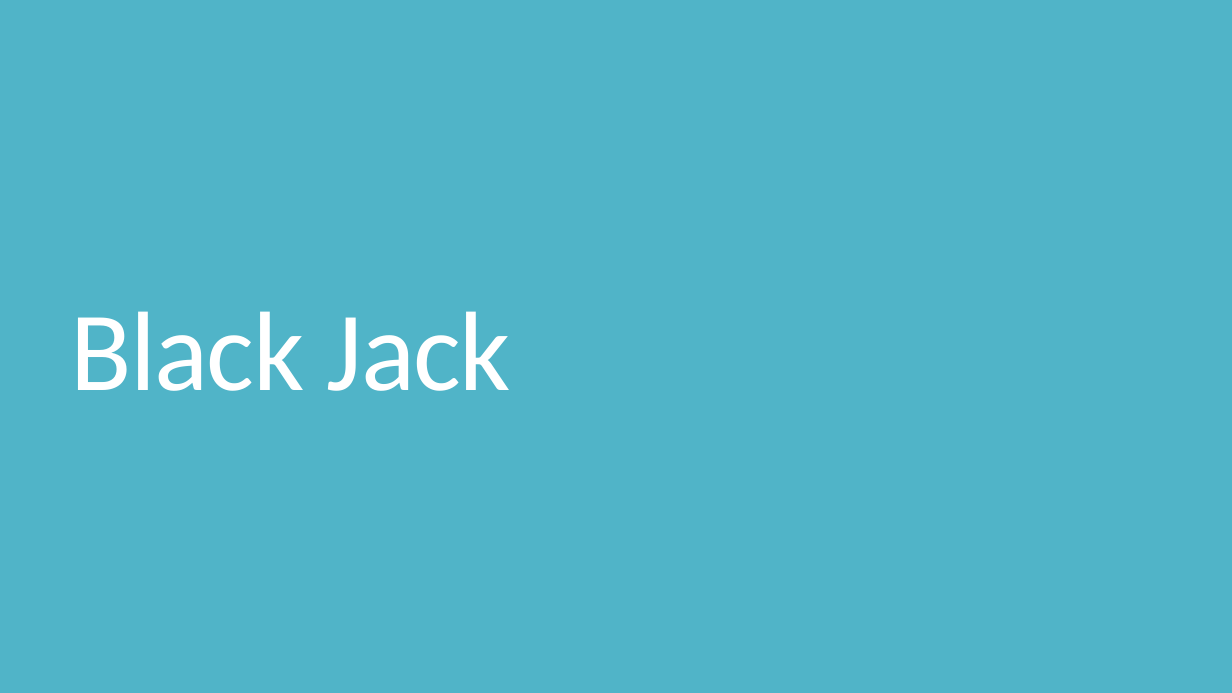
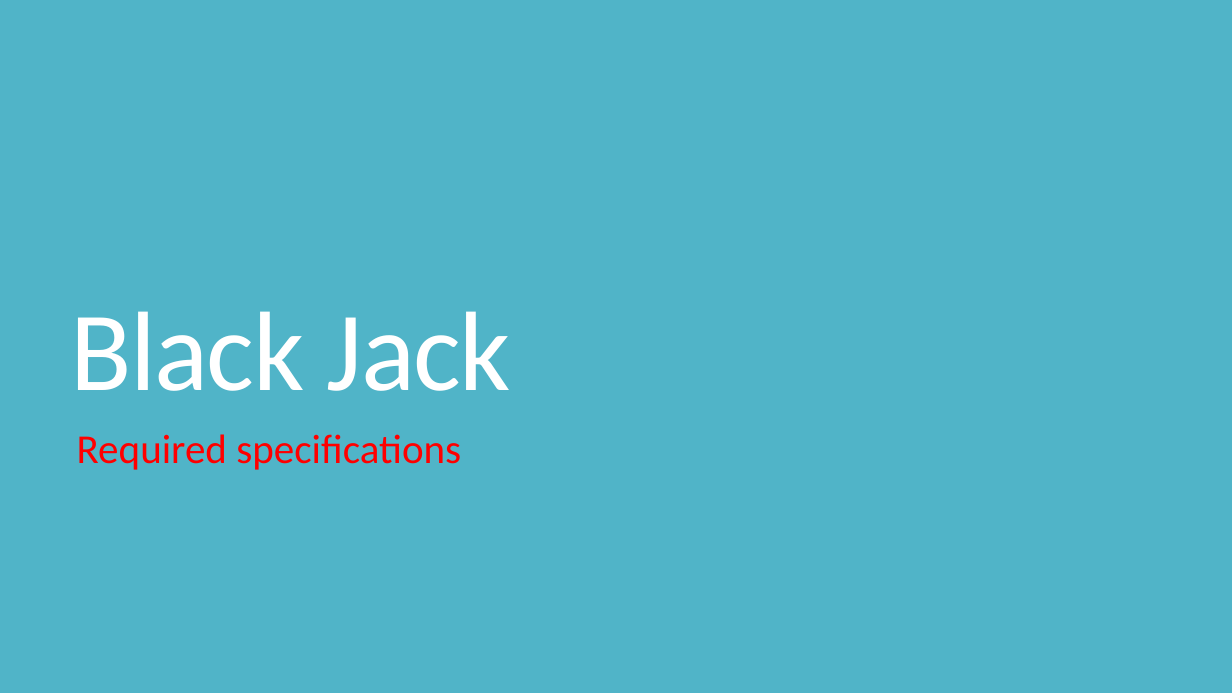
Before and after one commit to masakiishino/Blackjack, a slide deck: slide 1 of Blackjack_Specification.pptx. Drawn at 1232x693 pixels with LibreOffice and Linux fonts; fonts in the diff are those of the drawing. Boxes give left, top, right and bottom in pixels: in the first picture for what was removed or moved away, otherwise in the second. Text is boxed around its words. In the diff, an @@ line names an element or a change of style, - is before the commit and + after.

```diff
--- a/Blackjack_Specification.pptx
+++ b/Blackjack_Specification.pptx
@@ subtitle added at <box>77,434,461,470</box>, 32 pt, text #FF0000 @@
+Required specifications
```
Also in this commit, not shown: 5 other slides changed, 1 slide added, 3 other files.
